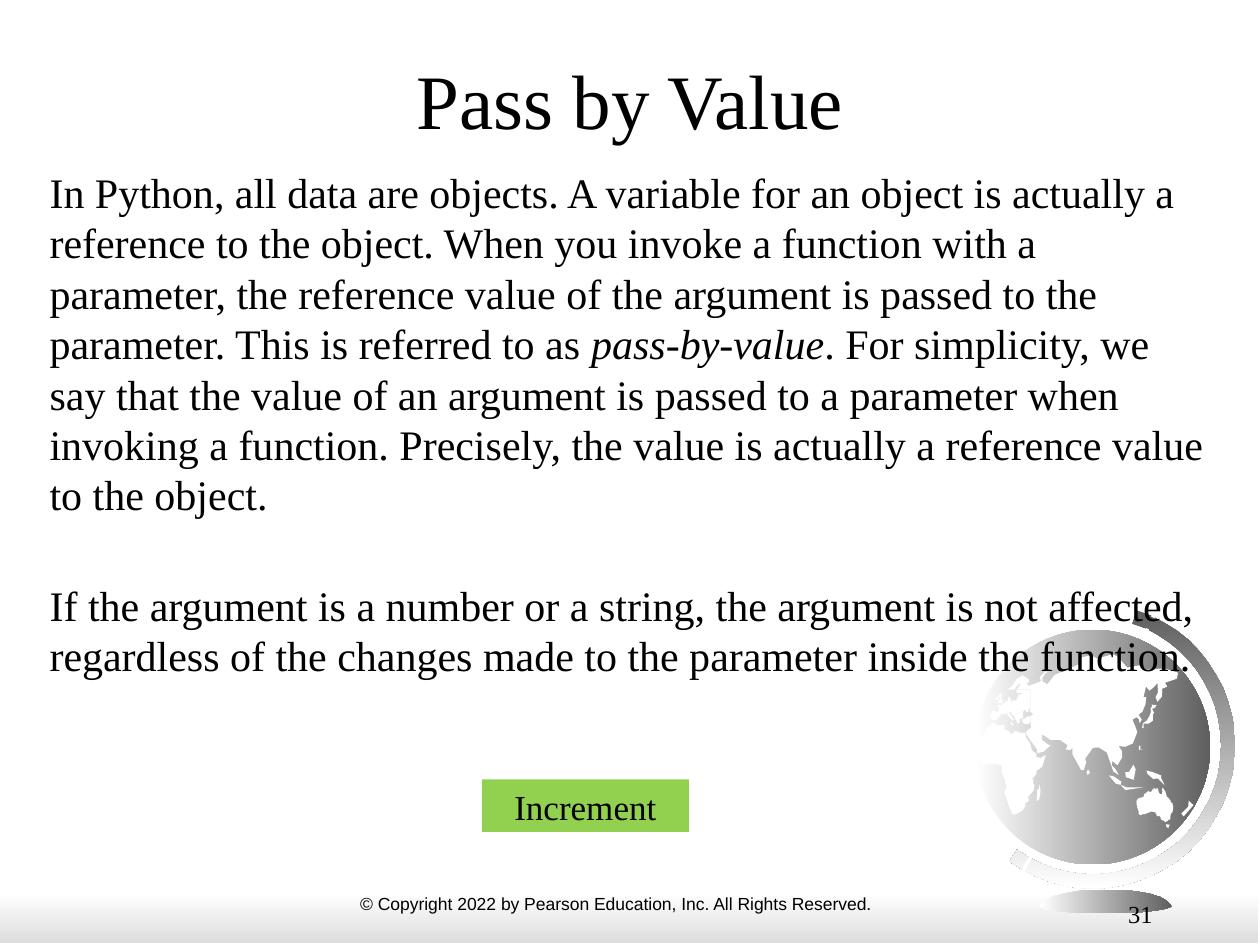
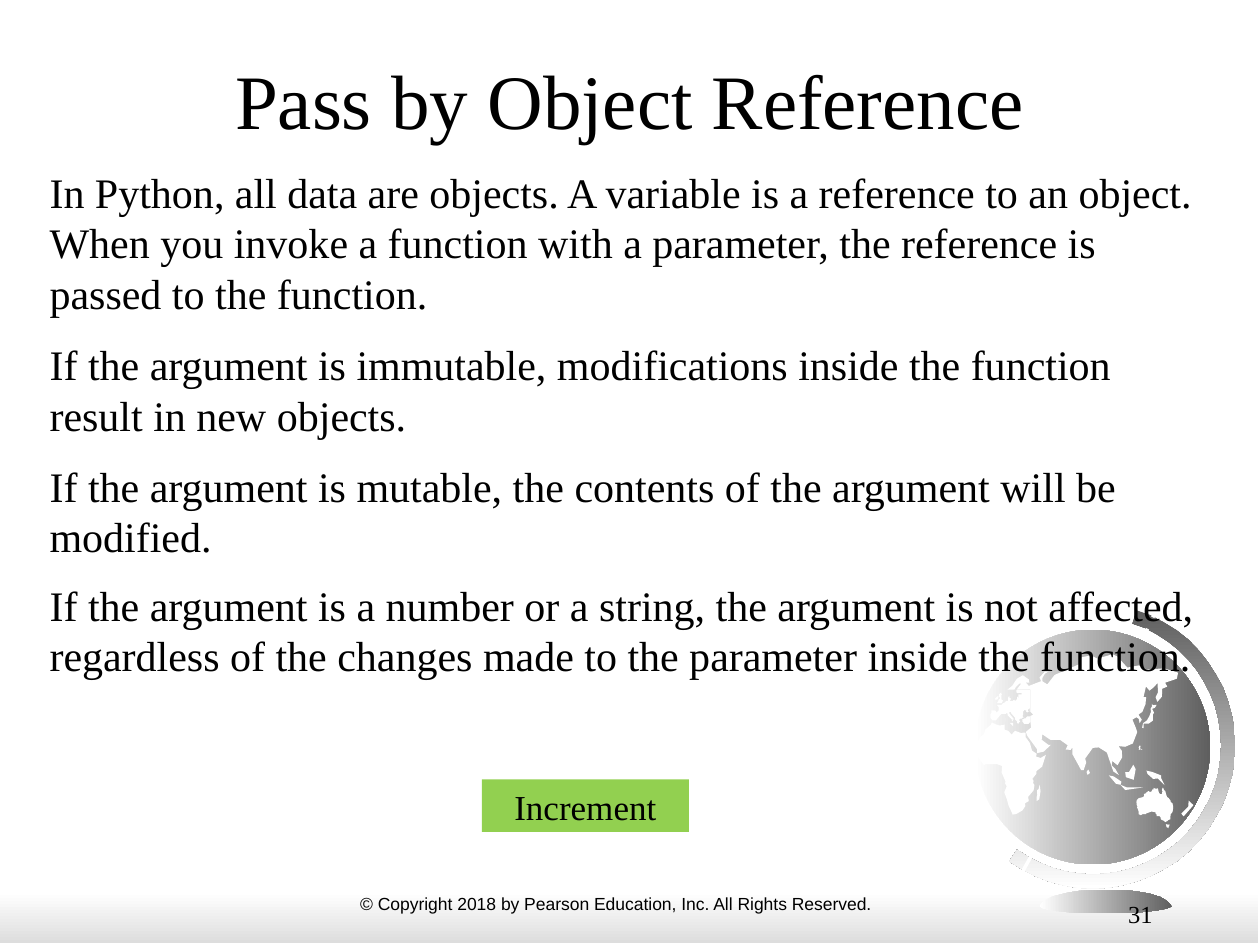
Before and after one commit to alp1991/ECE3_FALL24, a slide deck: slide 31 of ppt_slides/06 functions.pptx. Drawn at 1260x945 pixels with LibreOffice and Linux fonts; fonts in the diff are those of the drawing. Boxes give left, top, right and bottom in pixels: in the first picture for what was removed or moved away, otherwise in the second. Text is boxed around its words. In the diff, an @@ line names an element or a change of style, - is before the commit and + after.

```diff
--- a/ppt_slides/06 functions.pptx
+++ b/ppt_slides/06 functions.pptx
@@ title at bbox=[235, 74, 1024, 144]: text changed @@
-Pass by Value
+Pass by Object Reference
@@ text at bbox=[50, 178, 1192, 553]: text changed @@
-In Python, all data are objects. A variable for an object is actually a reference to the object. When you invoke a function with a parameter, the reference value of the argument is passed to the parameter. This is referred to as pass-by-value. For simplicity, we say that the value of an argument is passed to a parameter when invoking a function. Precisely, the value is actually a reference value to the object.
+In Python, all data are objects. A variable is a reference to an object. When you invoke a function with a parameter, the reference is passed to the function.
+If the argument is immutable, modifications inside the function result in new objects.
+If the argument is mutable, the contents of the argument will be modified.
@@ text at bbox=[378, 897, 872, 914]: text changed @@
-© Copyright 2022 by Pearson Education, Inc. All Rights Reserved.
+© Copyright 2018 by Pearson Education, Inc. All Rights Reserved.
```
Also in this commit, not shown: 55 other slides changed, 12 slides added.
